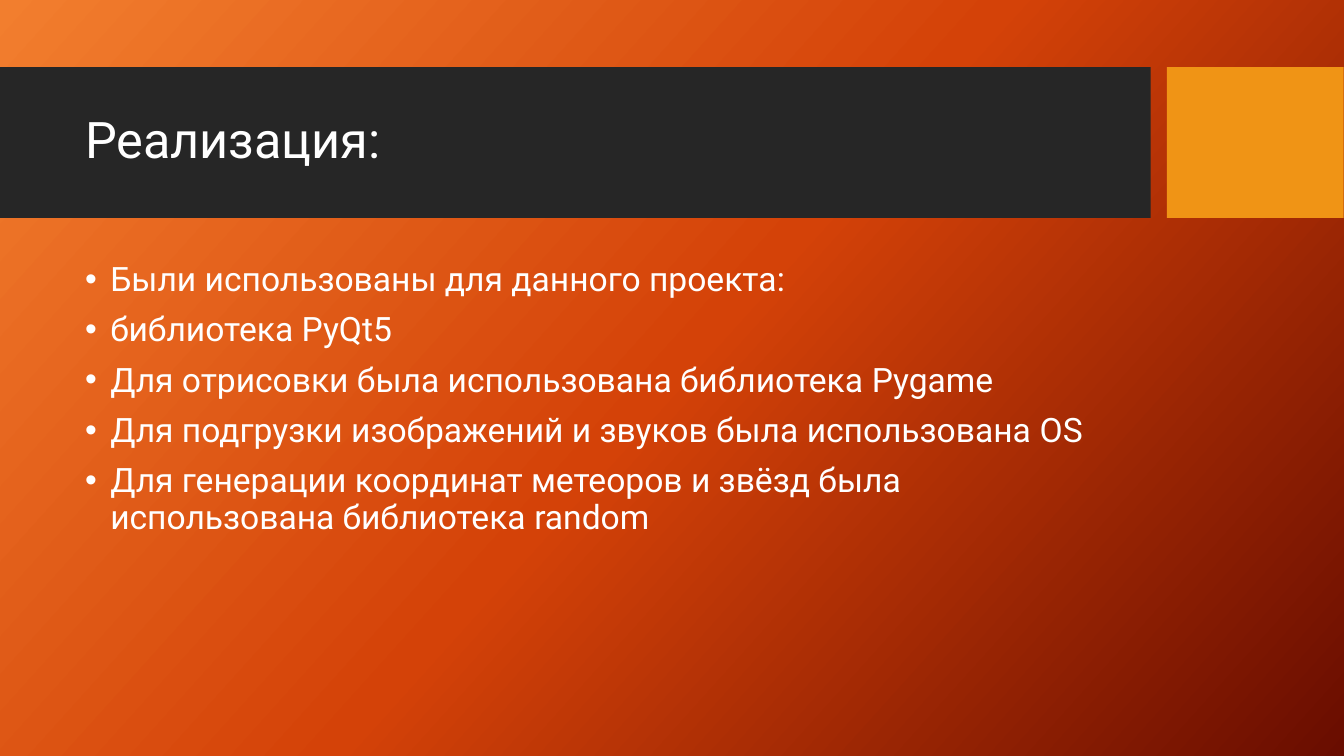
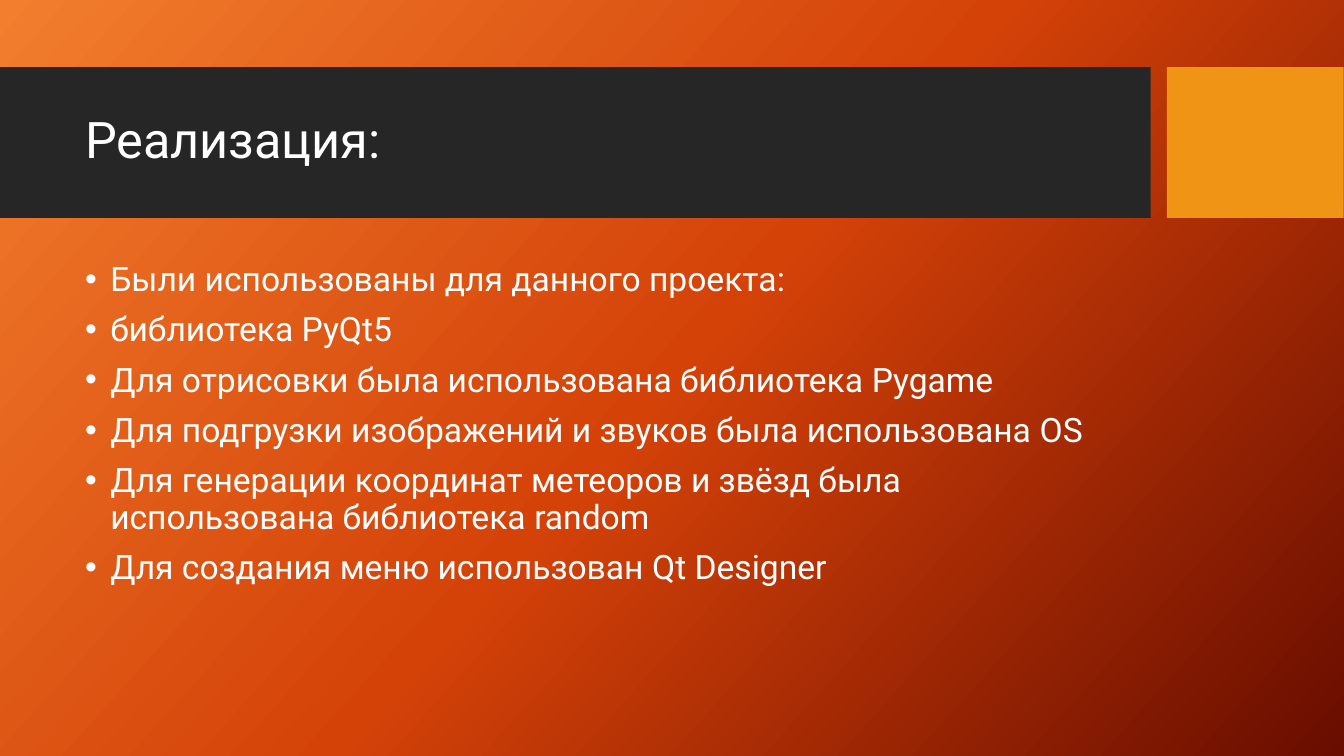
Before and after one commit to datpetr/Star_Battle, a slide deck: slide 3 of Проект ’STAR BATTLE’.pptx. Drawn at 1344x756 pixels with LibreOffice and Linux fonts; fonts in the diff are those of the drawing; background and template pictures are left out. Boxes give left, top, right and bottom in pixels: in the first picture for what was removed or moved away, otherwise in the second. Text is boxed around its words. In the diff, an @@ line names an element or a change of style, - is before the commit and + after.

```diff
--- a/Проект ’STAR BATTLE’.pptx
+++ b/Проект ’STAR BATTLE’.pptx
@@ text at box(110, 554, 827, 586): paragraph added @@
+• Для создания меню использован Qt Designer
```
